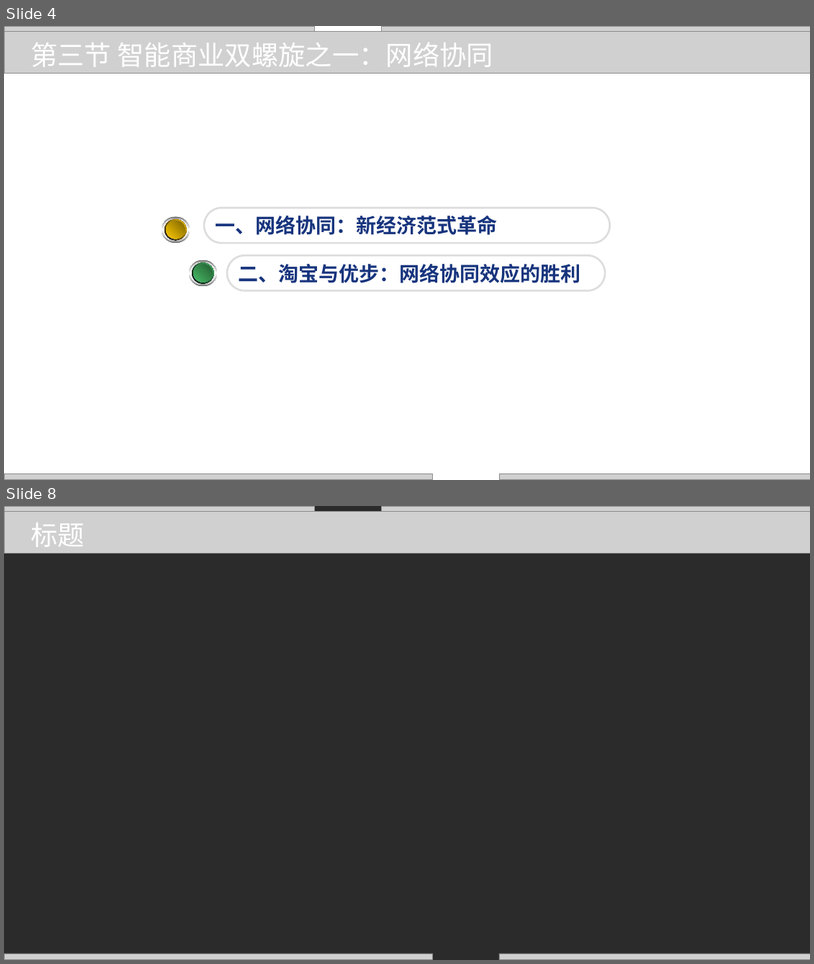
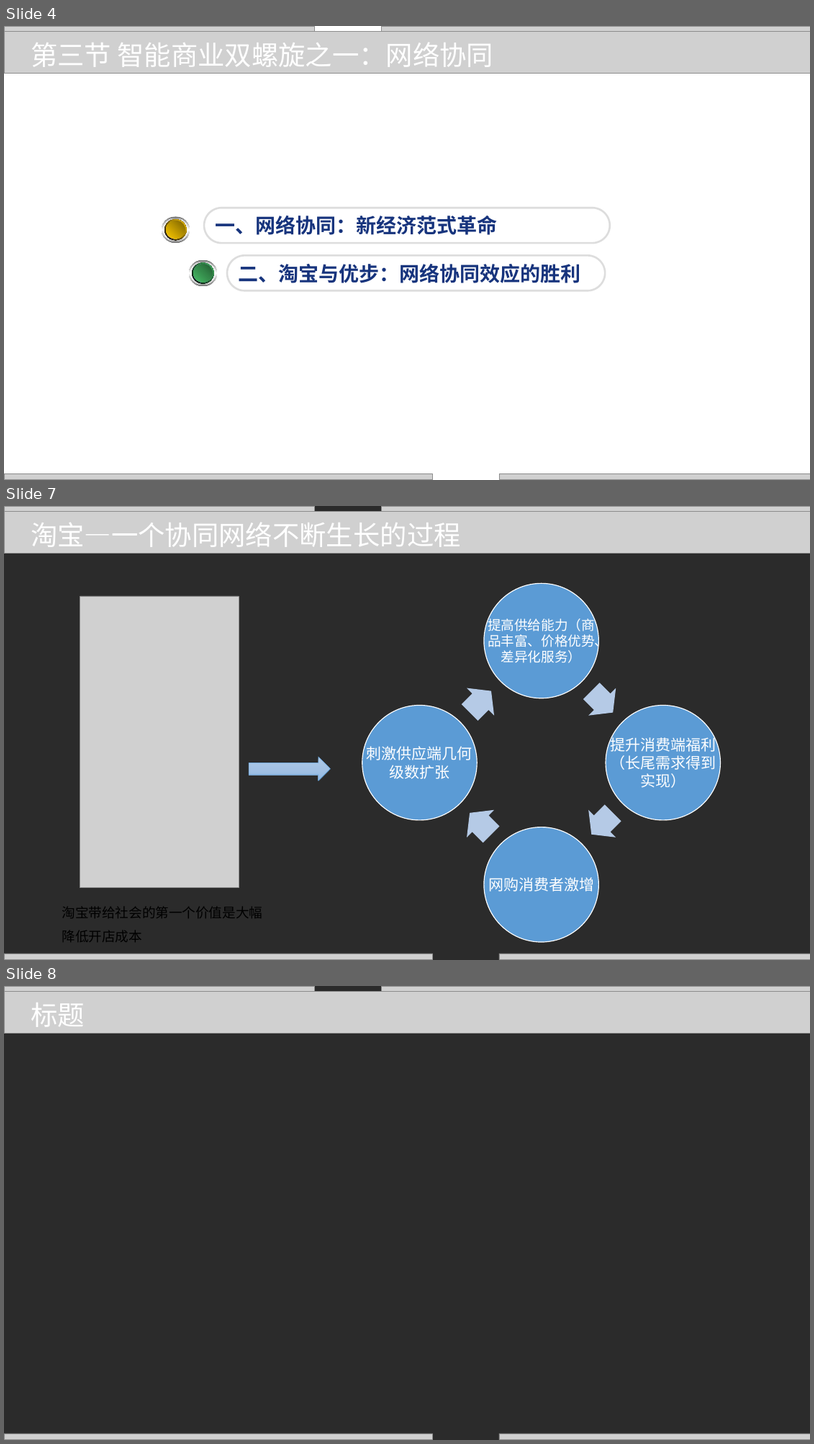
Before and after one commit to zhangjianzhang/intelligent_business, a slide deck: files/slides/lecture_3.pptx. Shown one above the other, each under a label of ours: slides 4 and 8 before the commit, slides 4, 7 and 8 after it; the slides between them are not shown. The pictures are 814x964 and 814x1444 pixels, drawn with LibreOffice and Linux fonts; fonts in the diff are those of the drawing; grey boxes stand for pictures; background and template pictures are left out; a plain dark background stands for a picture behind light text. Boxes give left, top, right and bottom in pixels: in the first picture for what was removed or moved away, otherwise in the second. Text is boxed around its words. In the diff, an @@ line names an element or a change of style, - is before the commit and + after.

```diff
--- a/files/slides/lecture_3.pptx
+++ b/files/slides/lecture_3.pptx
@@ slide 7 added at <box>4,506,810,960</box>, background picture (left out) @@
@@ picture added at <box>4,512,810,554</box> @@
@@ text added at <box>31,523,461,547</box>, 32 pt, text #FFFFFF @@
+淘宝—一个协同网络不断生长的过程
@@ picture added at <box>80,596,239,888</box> @@
@@ group added at <box>363,584,721,942</box>: 4 ellipses, 4 texts, 4 right arrows @@
+提高供给能力（商品丰富、价格优势、差异化服务）
+提升消费端福利（长尾需求得到实现）
+网购消费者激增
+刺激供应端几何级数扩张
@@ right arrow added at <box>249,757,331,780</box>, fill gradient #B1CBE9 to #A3C1E5 to #93B9E4, outline #5B9BD5 0.5 pt @@
@@ text added at <box>62,906,262,942</box>, 16 pt, text #000000 @@
+淘宝带给社会的第一个价值是大幅降低开店成本
@@ group added at <box>4,506,810,959</box>: 4 pictures @@
```
Also in this commit, not shown: 2 other slides added, 3 slides removed, 6 other files.
